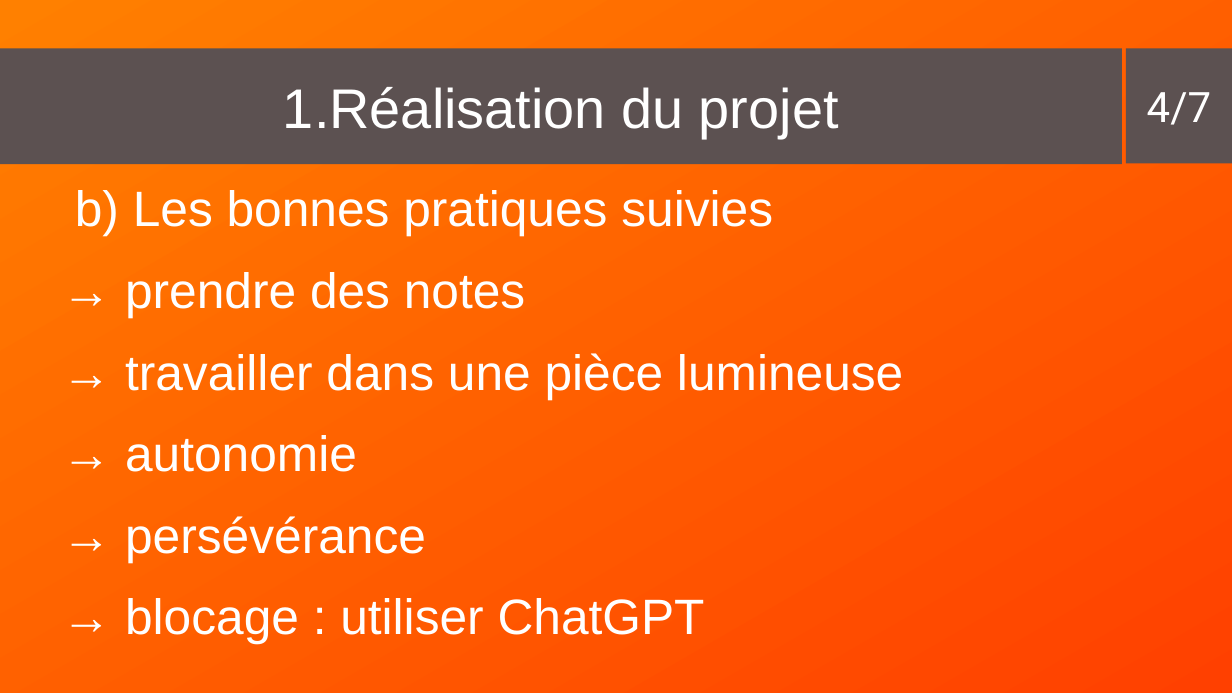
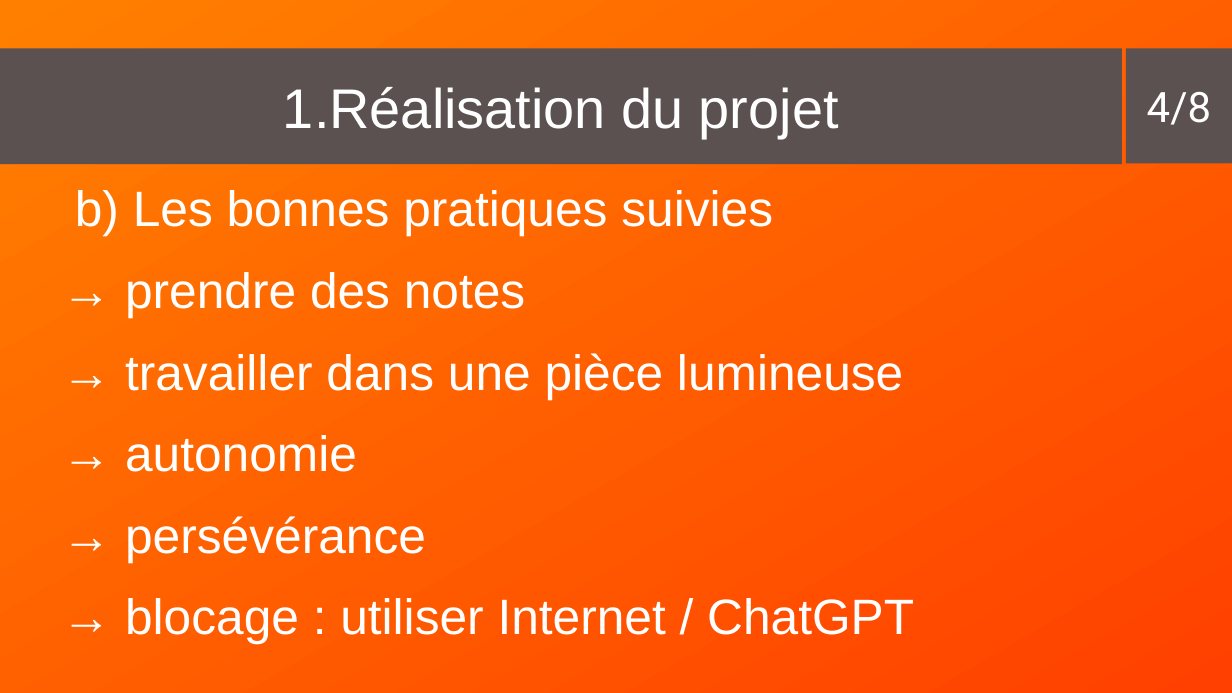
Before and after one commit to ZaeRon007/FormationFullStack, a slide deck: slide 4 of documents/presentation/presentation2.odp. Drawn at 1232x693 pixels with LibreOffice and Linux fonts; fonts in the diff are those of the drawing. Boxes give left, top, right and bottom in pixels: in the first picture for what was removed or moved away, otherwise in the second. Text is boxed around its words. In the diff, an @@ line names an element or a change of style, - is before the commit and + after.

```diff
--- a/documents/presentation/presentation2.odp
+++ b/documents/presentation/presentation2.odp
@@ text in rectangle at <box>1147,92,1211,125</box>: text changed @@
-4/7
+4/8
@@ text at <box>125,598,914,644</box>: text changed @@
-→ blocage : utiliser ChatGPT
+→ blocage : utiliser Internet / ChatGPT
```
Also in this commit, not shown: 5 other slides changed, 1 slide added, 1 other file.
